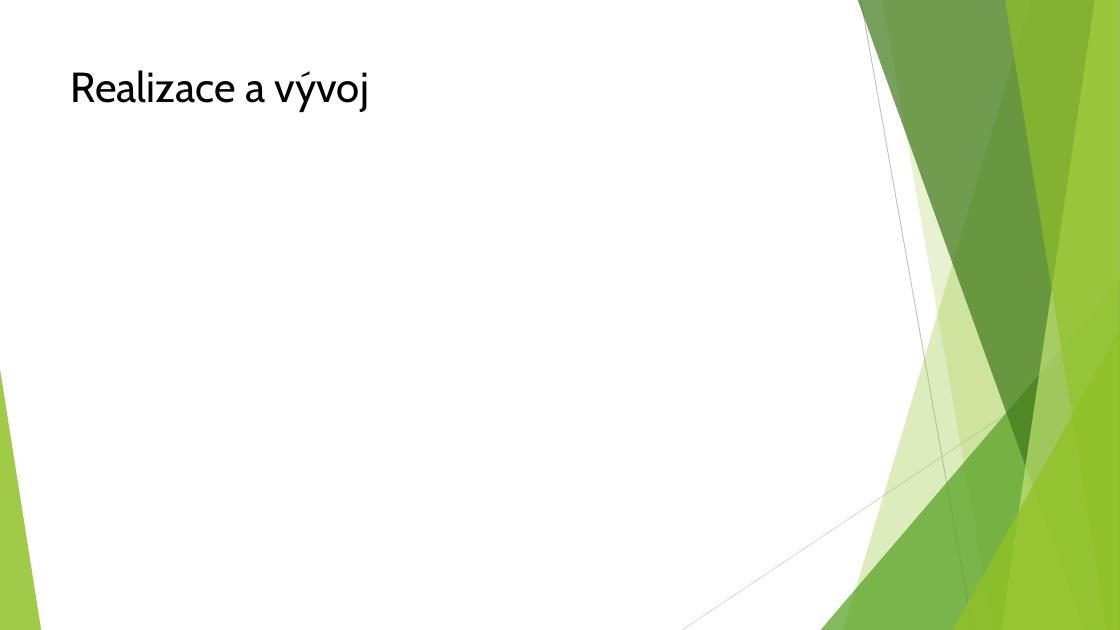
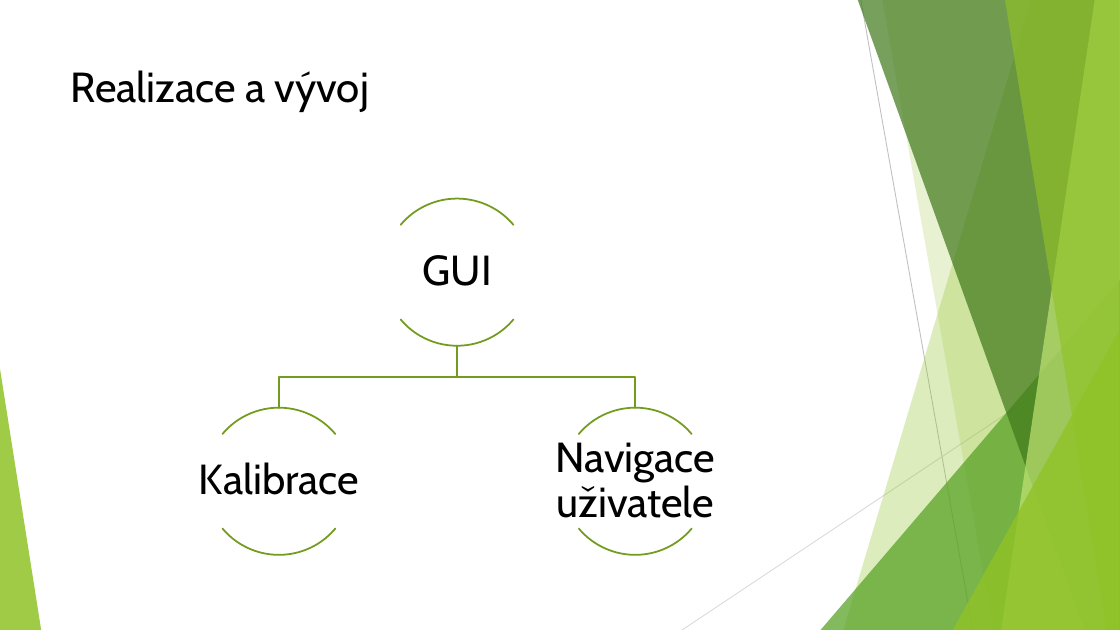
Before and after one commit to xcerve16/re-photografing, a slide deck: slide 4 of doc/ISP_prezentace.pptx. Drawn at 1120x630 pixels with LibreOffice and Linux fonts; fonts in the diff are those of the drawing. Boxes give left, top, right and bottom in pixels: in the first picture for what was removed or moved away, otherwise in the second. Text is boxed around its words. In the diff, an @@ line names an element or a change of style, - is before the commit and + after.

```diff
--- a/doc/ISP_prezentace.pptx
+++ b/doc/ISP_prezentace.pptx
@@ group added at (199, 198, 715, 555): 6 arc (boxed as its full ellipse)s, 3 texts, 2 freeform shapes @@
+GUI
+Kalibrace
+Navigace uživatele
```
Also in this commit, not shown: 1 other slide changed.
